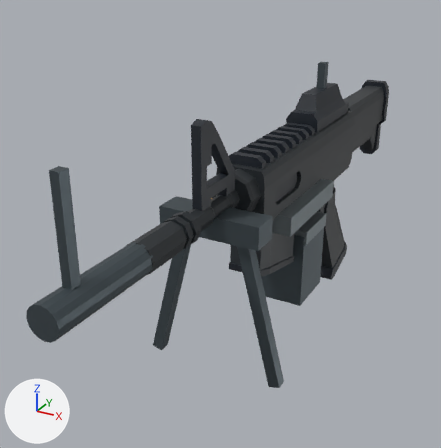
Two versions of the glTF model Game/Assets/_SwapHunter/Resources/VisualV2/Weapons/weapon_08.glb, one commit apart.
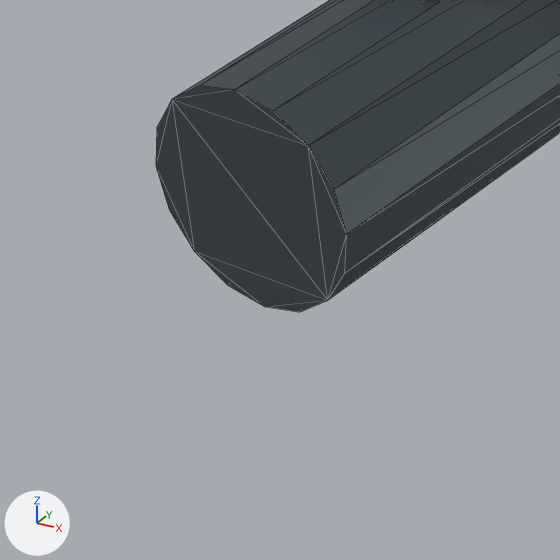
The first picture shows the older version from a camera (50 mm lens) standing at (0.395, -1.062, 0.44) and looking at (-0.092, -0.177, -0.003). The close-ups show the older and then the newer version on the part from 0% to 22% of the width and 65% to 86% of the height of that picture. Only the edits that show in the close-ups are written down. Every picture has the same lights, and +X, +Y and +Z are marked at lower left. The close-ups show mesh edges as thin lines.

The first close-up shows 'CC0_weapon_08_geometry'.
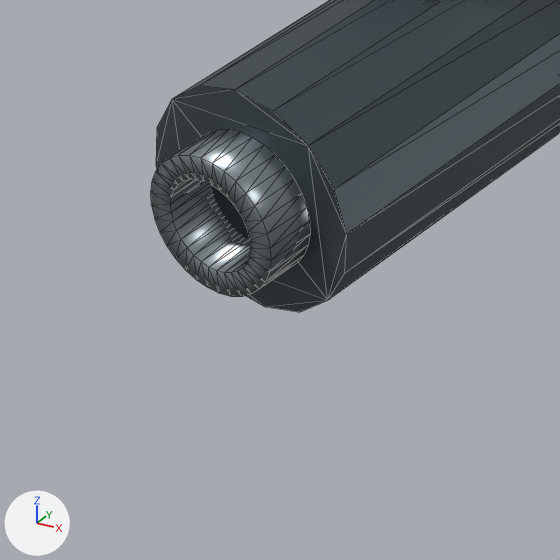
Pixel boxes (x1, y1, x2, y2) of what changed, in the close-ups (560 x 560 px):
'Hollow barrel crown', added
    after: (151, 129, 310, 297)

What the commit changed:
Material 'October satin fasteners' (mat_october_satin_fasteners) is new.
Its base color is (0.26, 0.3, 0.32) (grey #8b9599).
Its metallic is 0.82.
Its roughness is 0.29.
Mesh me_hollow_barrel_crown is new.
It has 128 vertices, 192 faces and spans x -0.013..0.013, y -0.7112..-0.6932, z 0.0999..0.1259.
It uses material mat_october_satin_fasteners (grey #8b9599).
Object 'Hollow barrel crown' (ob_hollow_barrel_crown) is new; it shows me_hollow_barrel_crown.
Its parent is ob_cc0_weapon_08.
Its location is (0.0, 0.0, 0.0).
